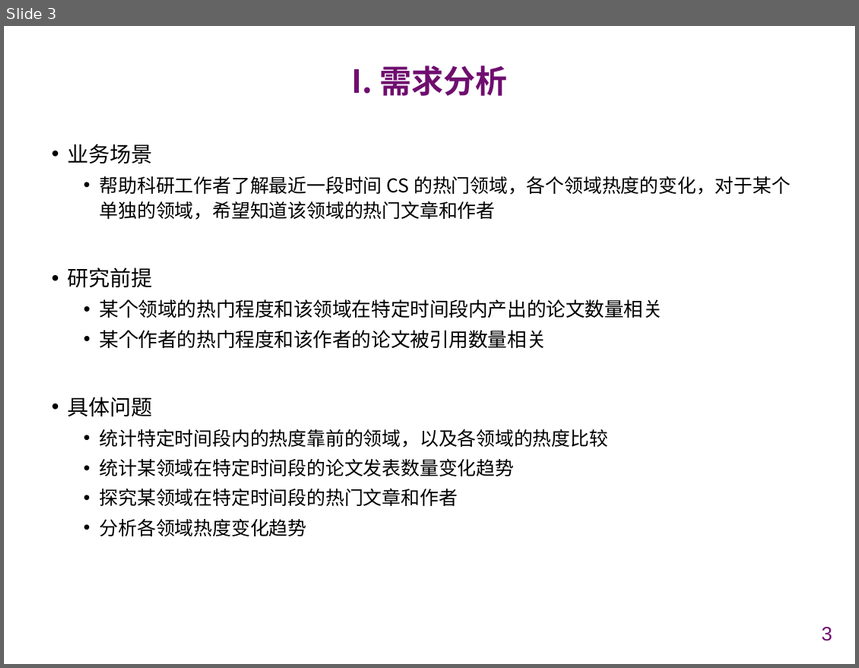
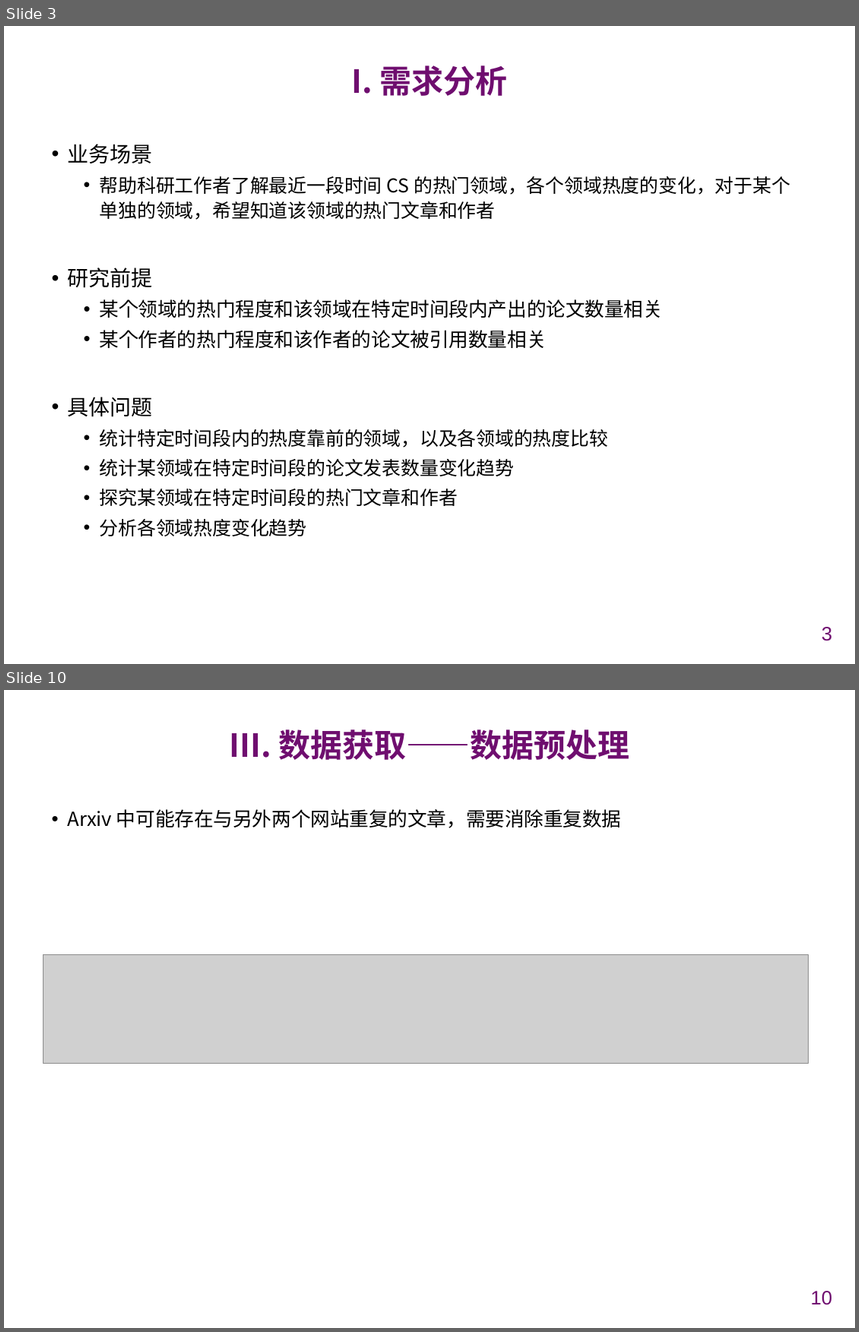
Before and after one commit to chenxiao2402/NJUSE-CloudComputing, a slide deck: PPT/云计算 Streaming 实现汇报.pptx. Shown one above the other, each under a label of ours: slide 3 before the commit, slides 3 and 10 after it; the slides between them are not shown. The pictures are 859x668 and 859x1332 pixels, drawn with LibreOffice and Linux fonts; fonts in the diff are those of the drawing; grey boxes stand for pictures; background and template pictures are left out. Boxes give left, top, right and bottom in pixels: in the first picture for what was removed or moved away, otherwise in the second. Text is boxed around its words. In the diff, an @@ line names an element or a change of style, - is before the commit and + after.

```diff
--- a/PPT/云计算 Streaming 实现汇报.pptx
+++ b/PPT/云计算 Streaming 实现汇报.pptx
@@ slide 10 added at (4, 690, 855, 1328), background #FFFFFF @@
@@ title added at (229, 730, 629, 760), 27 pt, text #6F0E6F, bold @@
+III. 数据获取——数据预处理
@@ text added at (68, 809, 622, 828), 16.5 pt, text #000000 @@
+• Arxiv 中可能存在与另外两个网站重复的文章，需要消除重复数据
@@ picture added at (44, 954, 808, 1063) @@
@@ page number added at (811, 1291, 832, 1306), 16.5 pt, text #6F0E6F @@
+10
```
Also in this commit, not shown: 10 slides changed, 7 other slides added, 1 other file.
